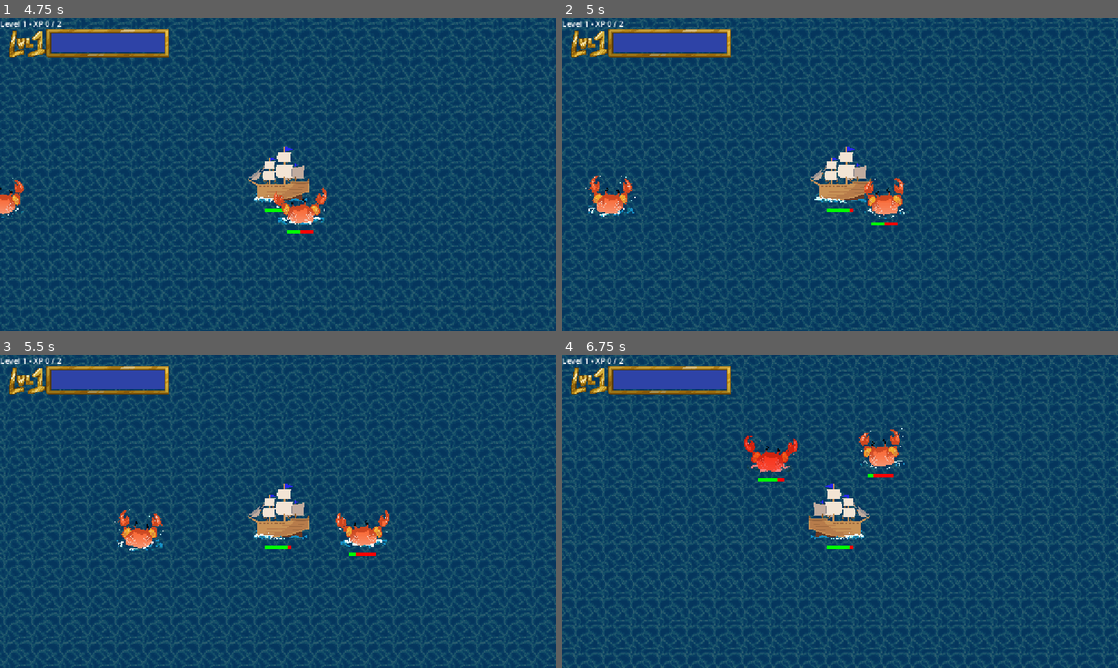
Above: before the commit, frames 1-4 (two rows, left to right).
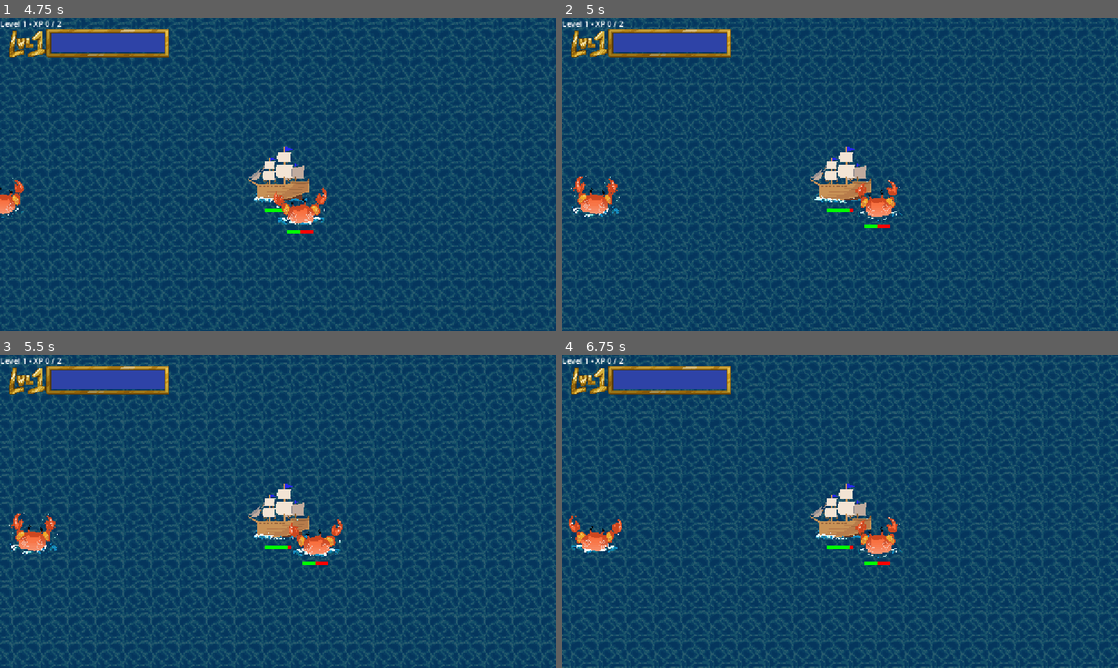
Above: after the commit, the same moments.

Repository: shipsSurvivors/game
Game: Godot game, scene res://scenes/ui/title_screen.tscn
The game is run twice, just before and just after one commit, with the same random seed, the same clock (stepped at 60 frames per second) and the same inputs. The engine's default icon, where the game draws it, is replaced by a stand-in: a white triangle on a blue panel in a dark square.
Inputs:
- Up to frame 1 (4.75 s): click "SET SAIL" at 0.5 s; hold D (move_right) 1.28-2.03 s; hold S (move_down) 2.03-2.78 s; hold D (move_right) 2.78-3.53 s; hold W (move_up) 3.53-4.28 s; hold A (move_left) from 4.28 s (still down)
- Up to frame 2 (5 s): keep holding A (move_left); tap Escape (ui_cancel) at 4.9 s
- Up to frame 3 (5.5 s): keep holding A (move_left)
- Up to frame 4 (6.75 s): release A (move_left) at 5.78 s; hold S (move_down) 5.78-6.53 s; hold D (move_right) from 6.53 s (still down)

Frame 1 is identical in both runs. In frame 2, 24% of the frame differs, in the area x 0-100%, y 0-100%; in frame 3, 30%; in frame 4, 32%.

Commit message:
Pause game function
By pressing the Escape key, the game can pause and unpause at the user's will.

Diff:
--- a/scenes/ui/game_over_screen.gd
+++ b/scenes/ui/game_over_screen.gd
@@ -3,26 +3,19 @@
 signal retry_pressed
 signal title_pressed
 
-# Load the scenes we need for the buttons.
-const GAME_SCENE := preload("res://scenes/player/gameplay.tscn")
-const TITLE_SCENE := preload("res://scenes/ui/title_screen.tscn")
 
-# Find the buttons after this scene's nodes are ready.
 @onready var retry_button: Button = $CenterContainer/VBoxContainer/RetryButton
 @onready var title_button: Button = $CenterContainer/VBoxContainer/TitleButton
 
 
 func _ready() -> void:
-	# Run our functions whenever the buttons are pressed.
 	retry_button.pressed.connect(_on_retry_pressed)
 	title_button.pressed.connect(_on_title_pressed)
 
-	# Select Retry so Enter or Space can activate it.
 	retry_button.grab_focus()
 
 
 func _on_retry_pressed() -> void:
-	# Tell the GameManager that Retry was selected.
 	retry_pressed.emit()
 
 
--- a/scripts/game_manager.gd
+++ b/scripts/game_manager.gd
@@ -4,7 +4,6 @@
 const enemyScene = preload("res://scenes/main/enemy.tscn")
 const shotScene = preload("res://scenes/player/cannonball.tscn")
 
-# Scenes used for Game Over and returning to the title screen.
 const GAME_SCENE := preload("res://scenes/player/gameplay.tscn")
 const TITLE_SCENE := preload("res://scenes/ui/title_screen.tscn")
 const GAME_OVER_SCENE := preload("res://scenes/ui/game_over_screen.tscn")
@@ -14,41 +13,29 @@
 @export var enemy: CharacterBody2D
 @export var enemy2: CharacterBody2D
 
-# Crab with 20 health dies in 4 hits.
 var damage: int = 5
 
 var listOfEnemies: Array[Node2D] = []
 
-# Level and XP.
 var level: int = 1
 var xp: int = 0
 var xp_needed: int = 2
 
-# Time before a killed enemy respawns.
 @export var enemy_respawn_time: float = 3.0
-
-# Enemy spawn settings.
-# Enemies will spawn somewhere within this radius around the player.
 @export var enemy_spawn_radius: float = 500.0
-
-# Enemies will not spawn closer than this distance to the player.
 @export var enemy_min_spawn_distance: float = 150.0
 
-# Keeps track of whether the player has died.
 var game_over: bool = false
 
-# References to the Game Over UI.
 var game_over_screen: Control
 var game_over_layer: CanvasLayer
 
 
-# References to the fixed-screen HUD.
 @onready var xp_bar: ProgressBar = $HUD/XPDisplay/XPBar
 @onready var xp_frame: TextureRect = $HUD/XPDisplay/Frame
 @onready var xp_text: Label = $HUD/XPDisplay/XPText
 
 
-# Your artwork for the first three levels.
 const LEVEL_FRAMES = [
 	preload("res://sprites/lvl_1_bar.png"),
 	preload("res://sprites/lvl_2_bar.png"),
@@ -56,6 +43,72 @@
 ]
 
 
+func _ready() -> void:
+	# Keep this script active so it can detect Escape while paused.
+	process_mode = Node.PROCESS_MODE_ALWAYS
+
+	randomize()
+
+	# Connect player death.
+	if is_instance_valid(player):
+		player.player_died.connect(_on_player_died)
+
+	# Add the two enemies that already exist in the scene.
+	if is_instance_valid(enemy):
+		listOfEnemies.append(enemy)
+		enemy.died.connect(_on_enemy_died)
+
+	if is_instance_valid(enemy2):
+		listOfEnemies.append(enemy2)
+		enemy2.died.connect(_on_enemy_died)
+
+	scale_enemies_to_level()
+
+	# Timer used for printing enemy information.
+	var print_timer = Timer.new()
+	print_timer.wait_time = 1.0
+	print_timer.autostart = true
+	add_child(print_timer)
+
+	# Timer used for automatically firing shots.
+	var shot_timer = Timer.new()
+	shot_timer.wait_time = 1.5
+	shot_timer.autostart = true
+	add_child(shot_timer)
+
+	shot_timer.timeout.connect(_on_shot_timer_timeout)
+	print_timer.timeout.connect(_on_print_timer_timeout)
+
+	update_xp_display()
+
+
+func _unhandled_input(event: InputEvent) -> void:
+	# Do not pause or resume during Game Over.
+	if game_over:
+		return
+
+	# Press Escape to pause or resume.
+	if event.is_action_pressed("ui_cancel"):
+		_set_game_paused(not get_tree().paused)
+		get_viewport().set_input_as_handled()
+
+
+func _set_game_paused(should_pause: bool) -> void:
+	# Pause or resume the SceneTree.
+	get_tree().paused = should_pause
+
+	# Stop or resume the player.
+	if is_instance_valid(player):
+		player.set_process(not should_pause)
+		player.set_physics_process(not should_pause)
+
+	# Stop or resume every enemy.
+	for enemy_node in listOfEnemies:
+		if is_instance_valid(enemy_node):
+			enemy_node.set_process(not should_pause)
+			enemy_node.set_physics_process(not should_pause)
+
+
 func find_closest_enemy() -> Node2D:
 	# Remove invalid enemies from the list first.
 	listOfEnemies = listOfEnemies.filter(
@@ -82,18 +135,10 @@
 	return closest_enemy
 
 
-# Determines how many enemies should exist at each level.
-#
-# Level 1 = 2 enemies
-# Level 2 = 3 enemies
-# Level 3 = 4 enemies
-# Level 4 = 5 enemies
-# etc.
 func get_enemy_count_for_level() -> int:
 	return level + 1
 
 
-# Makes sure the correct number of enemies exist.
 func scale_enemies_to_level() -> void:
 	var target_enemy_count := get_enemy_count_for_level()
 
@@ -126,7 +171,6 @@
 		print("ERROR: Enemy scene could not be instantiated.")
 		return
 
-	# Make sure the player exists before using their position.
 	if not is_instance_valid(player):
 		print("ERROR: Player is not valid, cannot spawn enemy.")
 		return
@@ -134,8 +178,7 @@
 	# Pick a random angle around the player.
 	var angle := randf_range(0.0, TAU)
 
-	# Pick a random distance between the minimum
-	# and maximum spawn radius.
+	# Pick a random distance around the player.
 	var distance := randf_range(
 		enemy_min_spawn_distance,
 		enemy_spawn_radius
@@ -164,54 +207,14 @@
 	)
 
 
-func _ready() -> void:
-	# Randomize positions used by randf_range().
-	randomize()
-
-	# Connect player death.
-	if is_instance_valid(player):
-		player.player_died.connect(_on_player_died)
-
-	# Add the two enemies that already exist in the scene.
-	if is_instance_valid(enemy):
-		listOfEnemies.append(enemy)
-		enemy.died.connect(_on_enemy_died)
-
-	if is_instance_valid(enemy2):
-		listOfEnemies.append(enemy2)
-		enemy2.died.connect(_on_enemy_died)
-
-	# Make sure Level 1 has the correct number of enemies.
-	scale_enemies_to_level()
-
-	# Timer used for printing enemy information.
-	var print_timer = Timer.new()
-	print_timer.wait_time = 1.0
-	print_timer.autostart = true
-	add_child(print_timer)
-
-	# Timer used for automatically firing shots.
-	var shot_timer = Timer.new()
-	shot_timer.wait_time = 1.5
-	shot_timer.autostart = true
-	add_child(shot_timer)
-
-	shot_timer.timeout.connect(_on_shot_timer_timeout)
-	print_timer.timeout.connect(_on_print_timer_timeout)
-
-	# Show the starting level and empty XP bar.
-	update_xp_display()
-
-
 func _on_shot_timer_timeout() -> void:
-	# Don't fire after Game Over.
-	if game_over:
+	# Do not fire while paused or after Game Over.
+	if game_over or get_tree().paused:
 		return
 
 	if not is_instance_valid(player):
 		return
 
-	# Find a target once, then check it before firing.
 	var target := find_closest_enemy()
 
 	if not is_instance_valid(target):
@@ -257,16 +260,14 @@
 		xp_frame.texture = LEVEL_FRAMES[level - 1]
 		xp_frame.show()
 	else:
-		# Beyond level 3, keep the working bar and text.
 		xp_frame.hide()
 
 
 func _on_enemy_died(dead_enemy: Node2D) -> void:
-	# Don't process enemy deaths after Game Over.
-	if game_over:
-		return
-
-	# Only reward an enemy that is still registered.
+	# Do not process enemy deaths while paused or after Game Over.
+	if game_over or get_tree().paused:
+		return
+
 	if not listOfEnemies.has(dead_enemy):
 		return
 
@@ -278,11 +279,10 @@
 	# Wait before spawning the replacement enemy.
 	await get_tree().create_timer(enemy_respawn_time).timeout
 
-	# Don't respawn enemies after Game Over.
-	if game_over:
-		return
-
-	# Spawn the replacement.
+	# Do not respawn enemies while paused or after Game Over.
+	if game_over or get_tree().paused:
+		return
+
 	spawn_enemy()
 
 
@@ -295,8 +295,8 @@
 
 	print("GAME OVER")
 
-	# Stop all gameplay.
-	get_tree().paused = true
+	# Stop the player, enemies, audio, and gameplay.
+	_set_game_paused(true)
 
 	# Create a UI layer above the gameplay.
 	game_over_layer = CanvasLayer.new()
@@ -336,25 +336,25 @@
 	_close_game_over_screen()
 
 	# Unpause before changing scenes.
-	get_tree().paused = false
+	_set_game_paused(false)
 
 	# Reload the gameplay scene.
 	get_tree().change_scene_to_packed(GAME_SCENE)
 
 
 func _on_title_pressed() -> void:
-	# Remove the Game Over screen first.
+	# Remove the Game Over screen.
 	_close_game_over_screen()
 
-	# Unpause the game.
-	get_tree().paused = false
-
-	# Load the title screen.
+	# Unpause before changing scenes.
+	_set_game_paused(false)
+
+	# Return to the title screen.
 	get_tree().change_scene_to_file("res://scenes/ui/title_screen.tscn")
 
 
 func _on_print_timer_timeout() -> void:
-	if game_over:
+	if game_over or get_tree().paused:
 		return
 
 	var closest = find_closest_enemy()
